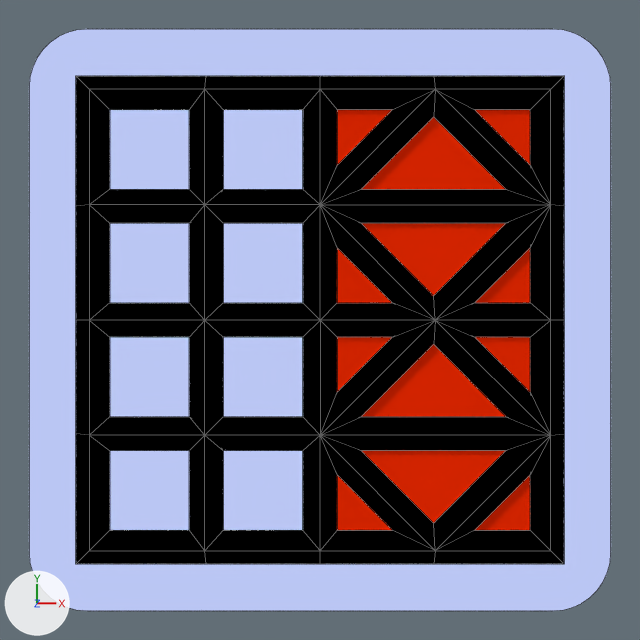
Before and after pictures for a commit that changed the Blender file src/icons/deep-sight-icons.blend.
The view is the same before and after, from the file's camera 'Camera'. The lights are fixed; the arrows at lower left show +X, +Y and +Z. Mesh edges are drawn as thin lines.

The first picture shows 'Cube', 'Grid mesh', 'Grid mesh.001'.
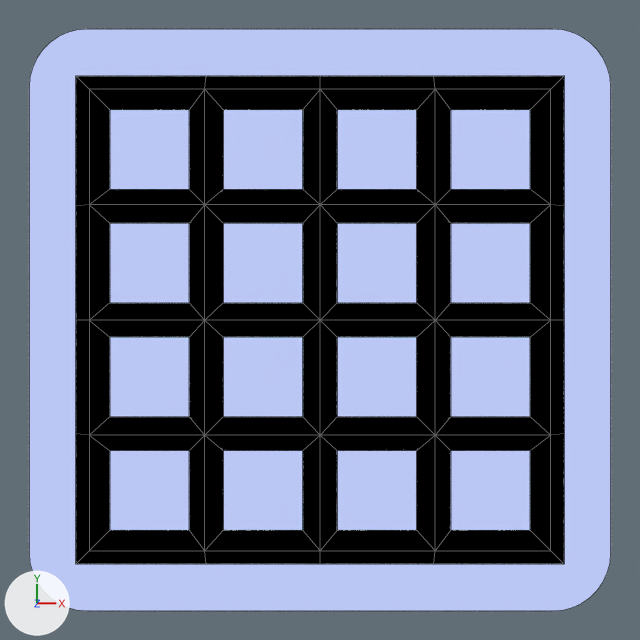
Commit message: feat(icons): updated icons

Edits to the bpy script that builds the scene:
```text
Add me_grid:
    me_grid = me_grid.copy(); me_grid.name = 'Grid'
Change ob_grid_mesh:
    ob_grid_mesh: bpy.data.objects.new('Grid mesh', me_grid_003) -> bpy.data.objects.new('Grid mesh', me_grid)
Remove ob_grid_mesh_001:
    ob_grid_mesh_001 = bpy.data.objects.new('Grid mesh.001', me_grid_004)
    ob_grid_mesh_001.location = (0.0, 0.0, 0.0)
    ob_grid_mesh_001.scale = (2.13, 2.13, 2.13)
```

Location of each change, [x1, y1, x2, y2] in pixels of the pictures (640 x 640 px):
'Grid mesh', reshaped: [76, 76, 564, 564] in both
'Grid mesh.001', deleted (red): before [337, 110, 530, 530]
